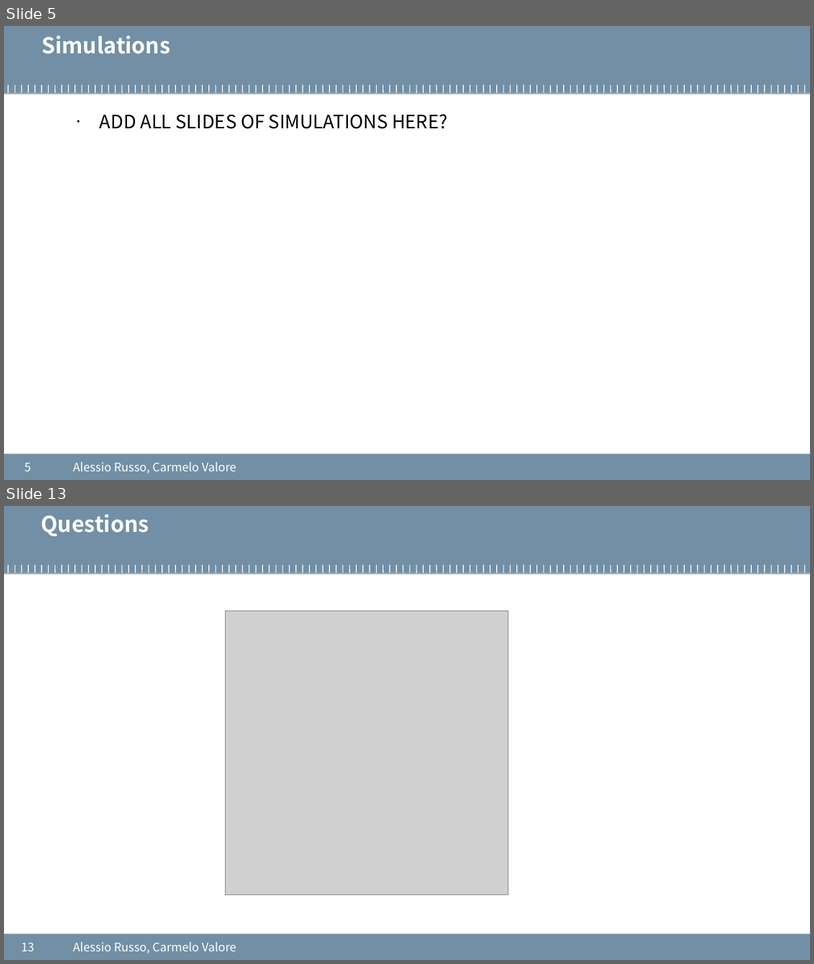
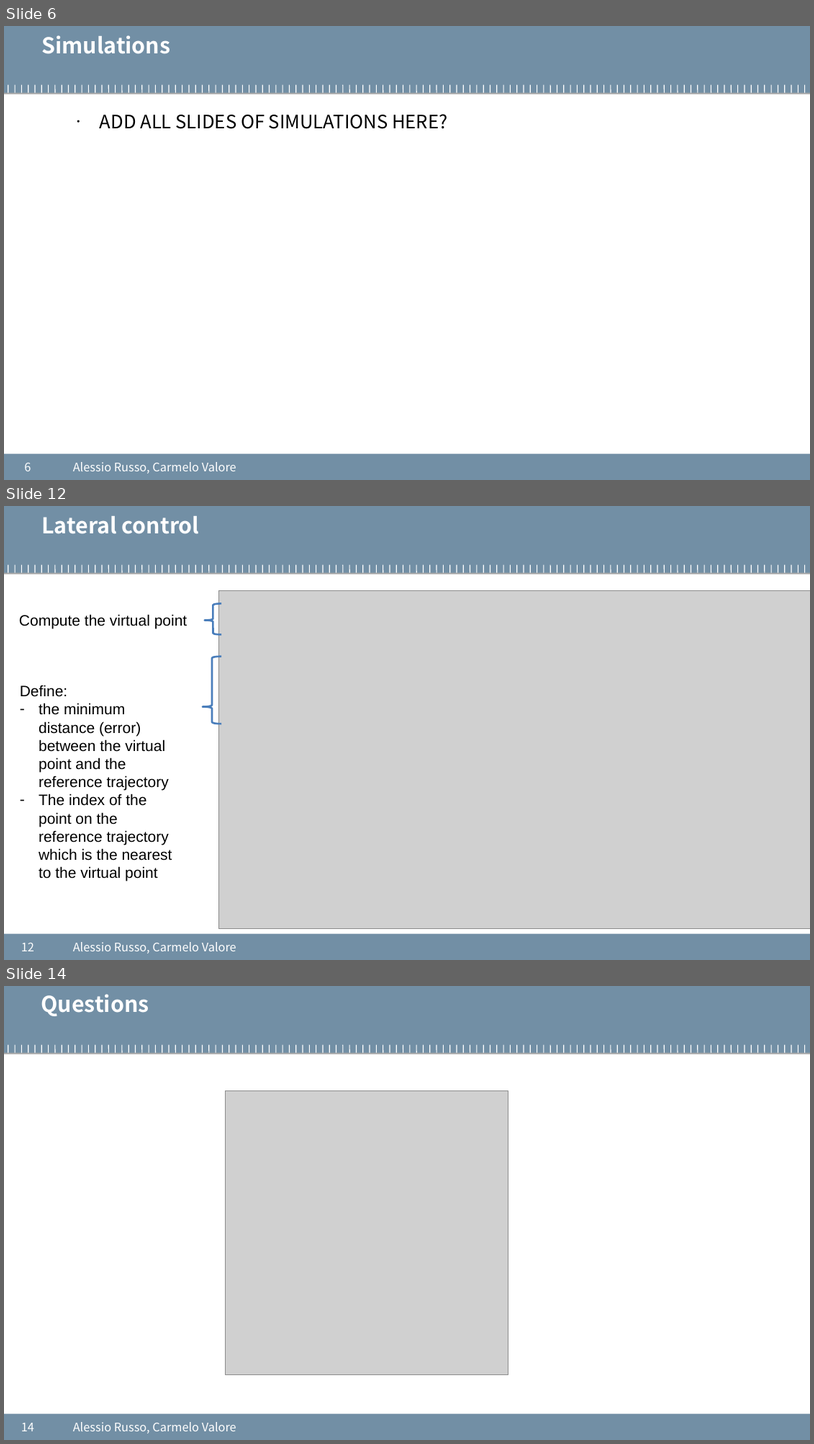
Before and after one commit to cvalore/mida2-project, a slide deck: presentations/20200824_meeting5.pptx. Shown one above the other, each under a label of ours: slides 5 and 13 before the commit, slides 6, 12 and 14 after it; the slides between them are not shown. The pictures are 814x964 and 814x1444 pixels, drawn with LibreOffice and Linux fonts; fonts in the diff are those of the drawing; grey boxes stand for pictures; background and template pictures are left out. Boxes give left, top, right and bottom in pixels: in the first picture for what was removed or moved away, otherwise in the second. Text is boxed around its words. In the diff, an @@ line names an element or a change of style, - is before the commit and + after.

```diff
--- a/presentations/20200824_meeting5.pptx
+++ b/presentations/20200824_meeting5.pptx
@@ slide 12 added at <box>4,506,810,960</box>, background #FFFFFF; not listed: 122 template elements that a slide beside it also shows @@
@@ text added at <box>41,516,200,534</box>, 26 pt, text #FFFFFF, bold @@
+Lateral control
@@ picture added at <box>219,591,810,928</box> @@
@@ left brace added at <box>205,603,221,634</box>, outline #4B7EBC 2.25 pt @@
@@ text added at <box>19,614,188,628</box>, 18 pt, text #000000 @@
+Compute the virtual point
@@ left brace added at <box>203,656,221,723</box>, outline #4B7EBC 2.25 pt @@
@@ text added at <box>20,685,172,881</box>, 18 pt, text #000000 @@
+Define:
+– the minimum distance (error) between the virtual point and the reference trajectory
+– The index of the point on the reference trajectory which is the nearest to the virtual point
@@ page number added at <box>21,942,34,951</box>, 14 pt, text #FFFFFF @@
+12
@@ text added at <box>73,942,237,953</box>, 14 pt, text #FFFFFF @@
+Alessio Russo, Carmelo Valore
@@ what was slide 5 is now slide 6 @@
@@ page number at <box>24,462,31,471</box>: text changed @@
-5
+6
@@ what was slide 13 is now slide 14 @@
@@ page number at <box>21,1422,34,1431</box>: text changed @@
-13
+14
```
Also in this commit, not shown: 5 slides changed, 6 other slides added, 6 slides removed.
